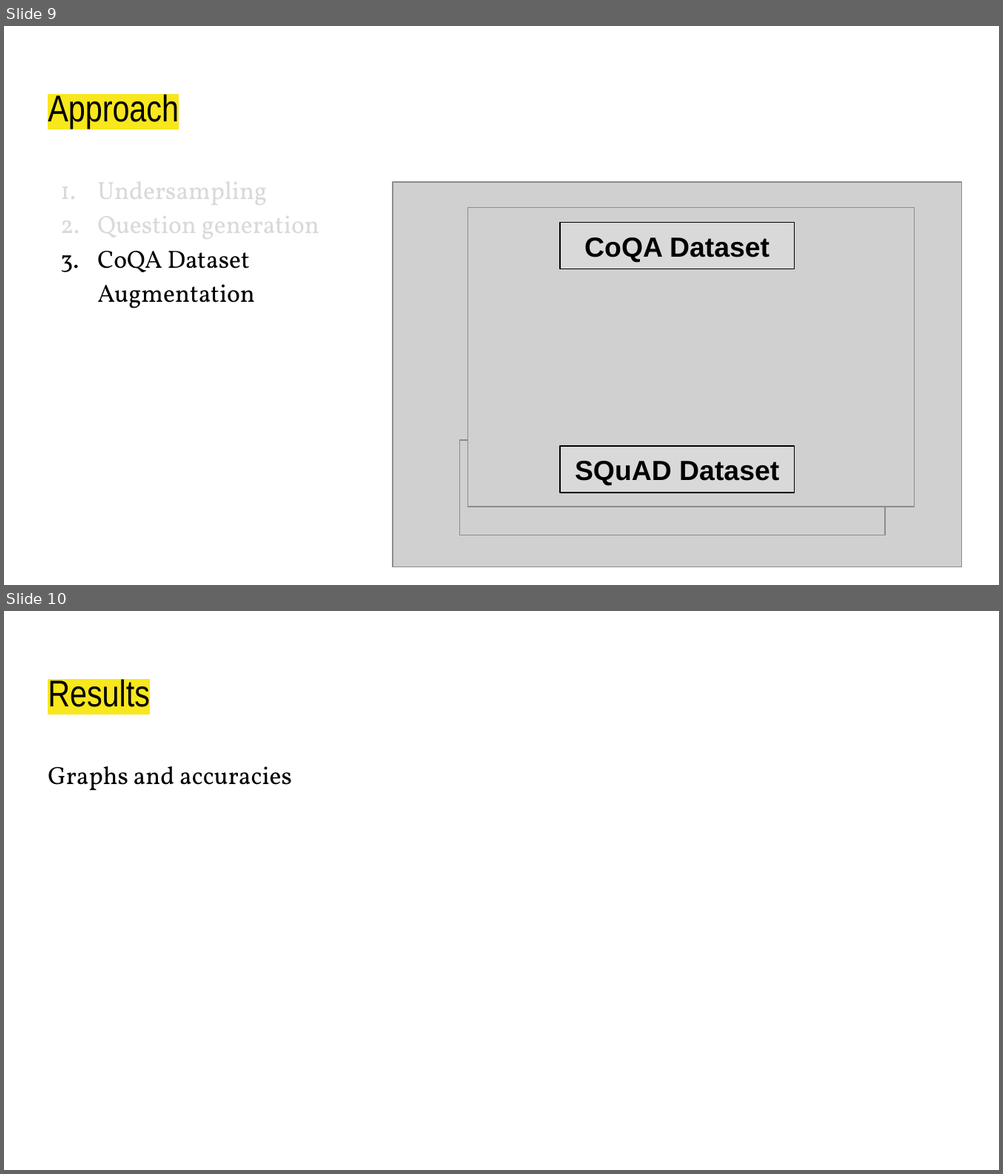
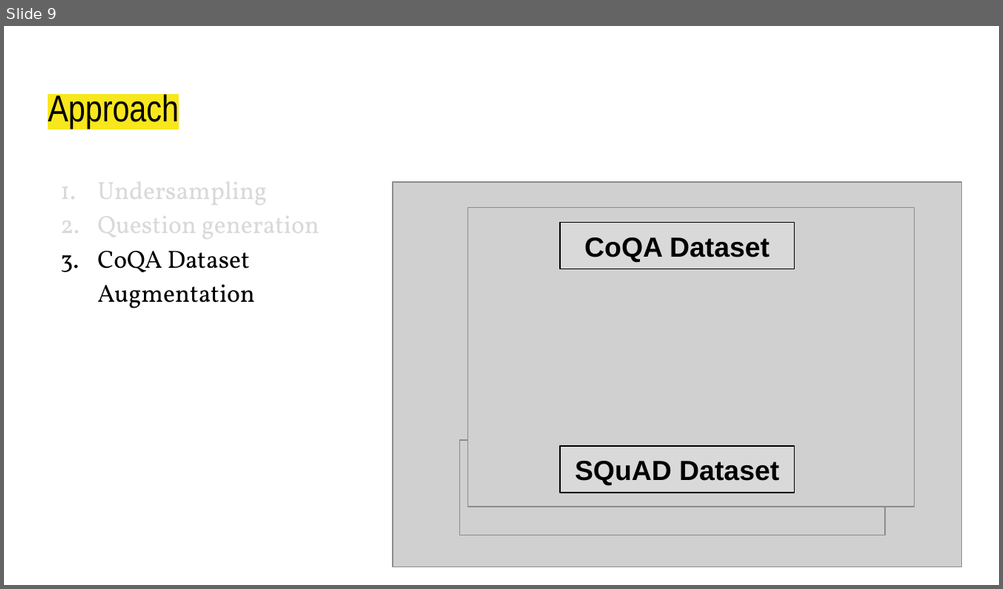
Before and after one commit to g-gagan/Advanced_NLP_Project, a slide deck: CS769 Presentation.pptx. Shown one above the other, each under a label of ours: slides 9 and 10 before the commit, slide 9 after it. The pictures are 1003x1174 and 1003x589 pixels, drawn with LibreOffice and Linux fonts; fonts in the diff are those of the drawing; grey boxes stand for pictures. Boxes give left, top, right and bottom in pixels: in the first picture for what was removed or moved away, otherwise in the second. Text is boxed around its words. In the diff, an @@ line names an element or a change of style, - is before the commit and + after.

```diff
--- a/CS769 Presentation.pptx
+++ b/CS769 Presentation.pptx
@@ slide 10 removed at <box>4,611,999,1170</box>, background #FFFFFF @@
@@ title removed at <box>48,676,150,707</box> @@
-Results
@@ text removed at <box>48,766,292,791</box> @@
-Graphs and accuracies
```
Also in this commit, not shown: 1 slide changed, 4 slides added, 1 other slide removed.
